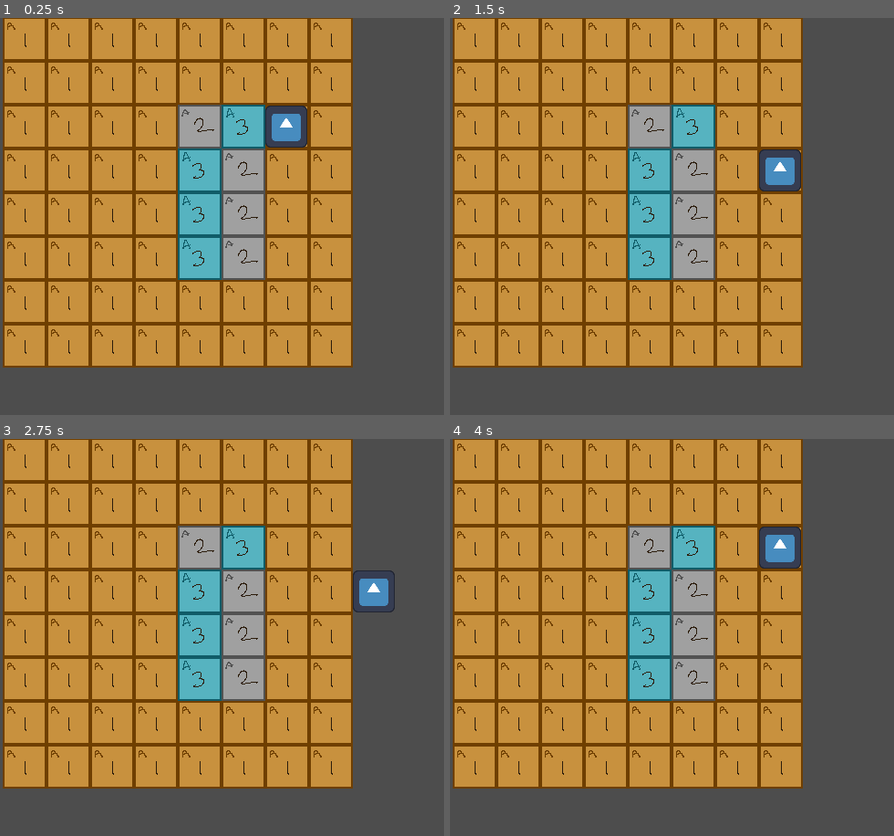
Above: before the commit, frames 1-4 (two rows, left to right).
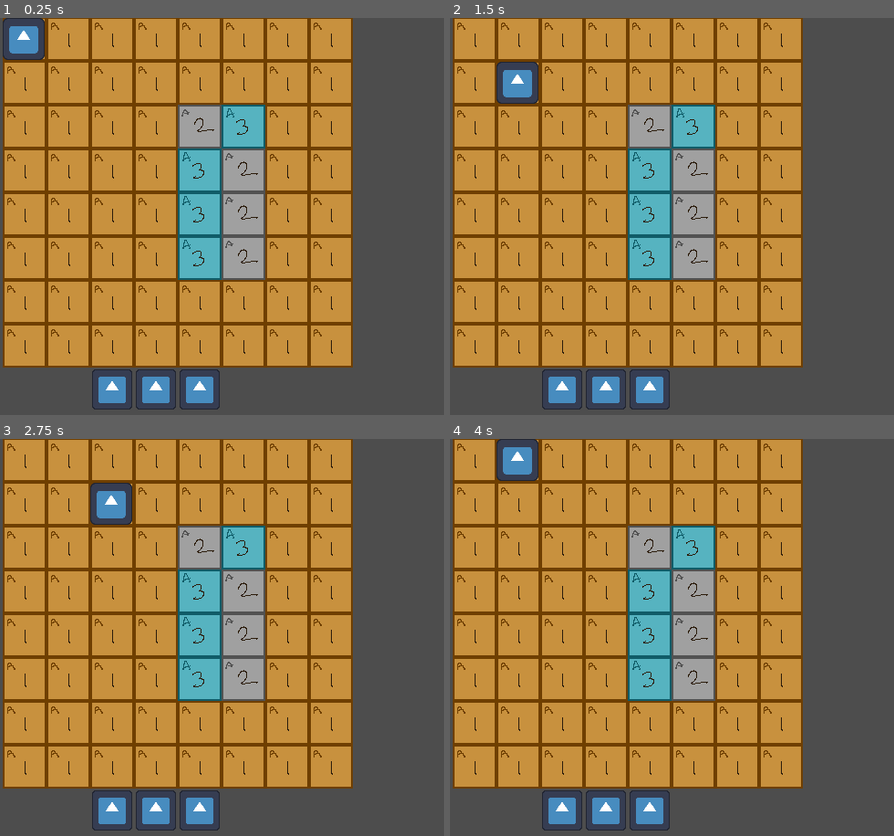
Above: after the commit, the same moments.

Repository: chevvy/gamerella2023jam
Game: Godot game, scene res://main.tscn
The game is run twice, just before and just after one commit, with the same random seed, the same clock (stepped at 60 frames per second) and the same inputs. The engine's default icon, where the game draws it, is replaced by a stand-in: a white triangle on a blue panel in a dark square.
Inputs:
- Up to frame 1 (0.25 s): no input
- Up to frame 2 (1.5 s): tap Enter at 0.5 s; hold D (move_right) 0.53-1.28 s; tap Space at 1.25 s; hold S (move_down) from 1.28 s (still down)
- Up to frame 3 (2.75 s): tap Enter at 2 s; release S (move_down) at 2.03 s; hold D (move_right) from 2.03 s (still down)
- Up to frame 4 (4 s): tap Space at 2.75 s; release D (move_right) at 2.78 s; hold W (move_up) 2.78-3.53 s; tap Enter at 3.5 s; hold A (move_left) from 3.53 s (still down)

The runs differ from the first frame. In frame 1, 3.4% of the frame differs, in the area x 0-70%, y 0-99%; in frame 2, 3.4%; in frame 3, 3.0%; in frame 4, 3.4%.

Commit message:
player collides

Diff:
--- a/Player/player.gd
+++ b/Player/player.gd
@@ -1,9 +1,9 @@
 class_name Player extends Area2D
 
 @export var tile_map: TileMap
-
 @export var speed = 400 # How fast the player will move (pixels/sec).
 var screen_size # Size of the game window.
+@export var ray: RayCast2D
 
 var tile_size = 48
 var inputs = {
@@ -16,8 +16,8 @@
 # Called when the node enters the scene tree for the first time.
 func _ready():
 	screen_size = get_viewport_rect().size
-	# position = position.snapped(Vector2.ONE * tile_size)
-	# position += Vector2.ONE * tile_size/2
+	if ray == null:
+		printerr("missing raycast ref on player")
 
 func _input(event):
 	if event.is_action_pressed("quit"):
@@ -28,5 +28,9 @@
 		if event.is_action_pressed(dir):
 			move(dir)
 
+
 func move(dir):
-	position += inputs[dir] * tile_size
+	ray.target_position = inputs[dir] * tile_size
+	ray.force_raycast_update()
+	if !ray.is_colliding():
+		position += inputs[dir] * tile_size
--- a/Player/player.tscn
+++ b/Player/player.tscn
@@ -1,20 +1,20 @@
 [gd_scene load_steps=4 format=3 uid="uid://frkiqbexqugg"]
 
 [ext_resource type="Script" path="res://Player/player.gd" id="1_wcbdu"]
-[ext_resource type="Texture2D" uid="uid://cd3cgmmqkco0i" path="res://icon.svg" id="2_cb1qq"]
+[ext_resource type="PackedScene" uid="uid://db28i0alooile" path="res://debug/godot_sprite.tscn" id="2_cgo8g"]
 
 [sub_resource type="RectangleShape2D" id="RectangleShape2D_1ieuv"]
 size = Vector2(48, 48)
 
-[node name="Player" type="Area2D"]
+[node name="Player" type="Area2D" node_paths=PackedStringArray("ray")]
 script = ExtResource("1_wcbdu")
+ray = NodePath("RayCast2D")
 metadata/_edit_group_ = true
 
-[node name="Sprite2D" type="Sprite2D" parent="."]
-position = Vector2(24, 24)
-scale = Vector2(0.36, 0.36)
-texture = ExtResource("2_cb1qq")
+[node name="Sprite2D" parent="." instance=ExtResource("2_cgo8g")]
 
-[node name="CollisionShape2D" type="CollisionShape2D" parent="."]
+[node name="AreaCollision" type="CollisionShape2D" parent="."]
 position = Vector2(24, 24)
 shape = SubResource("RectangleShape2D_1ieuv")
+
+[node name="RayCast2D" type="RayCast2D" parent="."]
--- a/Player/terrain.tscn
+++ b/Player/terrain.tscn
@@ -3,7 +3,7 @@
 [ext_resource type="TileSet" uid="uid://ksbfd8ojkayv" path="res://TileSet/tile_set_debug.tres" id="1_7ch2b"]
 
 [node name="Terrain" type="TileMap"]
-position = Vector2(2.08165e-12, 2.08165e-12)
+position = Vector2(5, 86)
 tile_set = ExtResource("1_7ch2b")
 format = 2
-layer_0/tile_data = PackedInt32Array(-196611, 0, 0, -196610, …(807 unchanged characters)… 0, 2, -65536, 0, 2, 0, 0, 2, 65536, 0, 2)
+layer_0/tile_data = PackedInt32Array(-196611, 0, 0, -196610, …(807 unchanged characters)… 0, 2, -65536, 0, 2, 0, 0, 2, 65536, 0, 2, 327678, 2, 65536, 327679, 2, 65536, 262144, 2, 65536)
--- /dev/null
+++ b/Terrain/base_block.gd
@@ -0,0 +1,12 @@
+class_name BaseBlock extends Area2D
+
+@export var health := 1
+
+# Called when the node enters the scene tree for the first time.
+func _ready():
+	pass # Replace with function body.
+
+
+# Called every frame. 'delta' is the elapsed time since the previous frame.
+func _process(delta):
+	pass
--- /dev/null
+++ b/Terrain/base_block.tscn
@@ -0,0 +1,24 @@
+[gd_scene load_steps=4 format=3 uid="uid://bdrtph82cn6uv"]
+
+[ext_resource type="Script" path="res://Terrain/base_block.gd" id="1_wct0t"]
+[ext_resource type="Texture2D" uid="uid://cd3cgmmqkco0i" path="res://icon.svg" id="2_xmu85"]
+
+[sub_resource type="RectangleShape2D" id="RectangleShape2D_isqkh"]
+size = Vector2(48, 48)
+
+[node name="BaseBlock" type="Area2D"]
+position = Vector2(2.08165e-12, 2.08165e-12)
+script = ExtResource("1_wct0t")
+
+[node name="AreaCollision" type="CollisionShape2D" parent="."]
+shape = SubResource("RectangleShape2D_isqkh")
+
+[node name="DebugSprite" type="Sprite2D" parent="."]
+scale = Vector2(0.35, 0.35)
+texture = ExtResource("2_xmu85")
+offset = Vector2(2.08165e-12, 2.08165e-12)
+
+[node name="StaticBody2D" type="StaticBody2D" parent="."]
+
+[node name="BodyCollision" type="CollisionShape2D" parent="StaticBody2D"]
+shape = SubResource("RectangleShape2D_isqkh")
--- /dev/null
+++ b/Terrain/terrain_state.gd
@@ -0,0 +1,7 @@
+class_name TerrainState extends CollisionShape2D
+
+
+@export var health: int = 1
+
+func callMeMaybe():
+	print("called")
--- a/TileSet/tile_set_debug.tres
+++ b/TileSet/tile_set_debug.tres
@@ -1,12 +1,15 @@
-[gd_resource type="TileSet" load_steps=3 format=3 uid="uid://ksbfd8ojkayv"]
+[gd_resource type="TileSet" load_steps=6 format=3 uid="uid://ksbfd8ojkayv"]
 
 [ext_resource type="Texture2D" uid="uid://bf2le04ubk5kg" path="res://TileSet/Tile_Set_Debug.png" id="1_0fvv7"]
+[ext_resource type="Script" path="res://Terrain/terrain_state.gd" id="1_8vkg2"]
+[ext_resource type="PackedScene" uid="uid://bdrtph82cn6uv" path="res://Player/base_block.tscn" id="3_ichhk"]
 
 [sub_resource type="TileSetAtlasSource" id="TileSetAtlasSource_ajwuj"]
 texture = ExtResource("1_0fvv7")
 texture_region_size = Vector2i(48, 48)
 0:0/0 = 0
 0:0/0/custom_data_0 = 1
+0:0/0/custom_data_1 = ExtResource("1_8vkg2")
 1:0/0 = 0
 1:0/0/custom_data_0 = 1
 2:0/0 = 0
@@ -79,8 +82,15 @@
 8:9/0 = 0
 9:9/0 = 0
 
+[sub_resource type="TileSetScenesCollectionSource" id="TileSetScenesCollectionSource_ovhas"]
+resource_name = "normal_block"
+scenes/1/scene = ExtResource("3_ichhk")
+
 [resource]
 tile_size = Vector2i(48, 48)
 custom_data_layer_0/name = "health"
 custom_data_layer_0/type = 2
+custom_data_layer_1/name = "state"
+custom_data_layer_1/type = 24
 sources/0 = SubResource("TileSetAtlasSource_ajwuj")
+sources/2 = SubResource("TileSetScenesCollectionSource_ovhas")
--- /dev/null
+++ b/debug/godot_sprite.tscn
@@ -0,0 +1,8 @@
+[gd_scene load_steps=2 format=3 uid="uid://db28i0alooile"]
+
+[ext_resource type="Texture2D" uid="uid://cd3cgmmqkco0i" path="res://icon.svg" id="1_kcwea"]
+
+[node name="Sprite2D" type="Sprite2D"]
+position = Vector2(24, 24)
+scale = Vector2(0.36, 0.36)
+texture = ExtResource("1_kcwea")
--- /dev/null
+++ b/debug/rigid_body_2d.tscn
@@ -0,0 +1,15 @@
+[gd_scene load_steps=3 format=3 uid="uid://cwh81djjscetm"]
+
+[ext_resource type="PackedScene" uid="uid://db28i0alooile" path="res://debug/godot_sprite.tscn" id="1_js7xn"]
+
+[sub_resource type="RectangleShape2D" id="RectangleShape2D_sg58g"]
+size = Vector2(48, 48)
+
+[node name="RigidBody2D" type="RigidBody2D"]
+position = Vector2(328, 0)
+
+[node name="CollisionShape2D" type="CollisionShape2D" parent="."]
+shape = SubResource("RectangleShape2D_sg58g")
+
+[node name="Sprite2D" parent="." instance=ExtResource("1_js7xn")]
+position = Vector2(2.08165e-12, 2.08165e-12)
--- a/main.tscn
+++ b/main.tscn
@@ -8,9 +8,7 @@
 [node name="Camera2D" type="Camera2D" parent="."]
 position = Vector2(358, 241)
 
+[node name="Terrain" parent="." instance=ExtResource("2_6uawc")]
+position = Vector2(193, 192)
+
 [node name="Player" parent="." instance=ExtResource("1_nw8ny")]
-position = Vector2(288, 96)
-
-[node name="Terrain" parent="." instance=ExtResource("2_6uawc")]
-show_behind_parent = true
-position = Vector2(193, 192)
